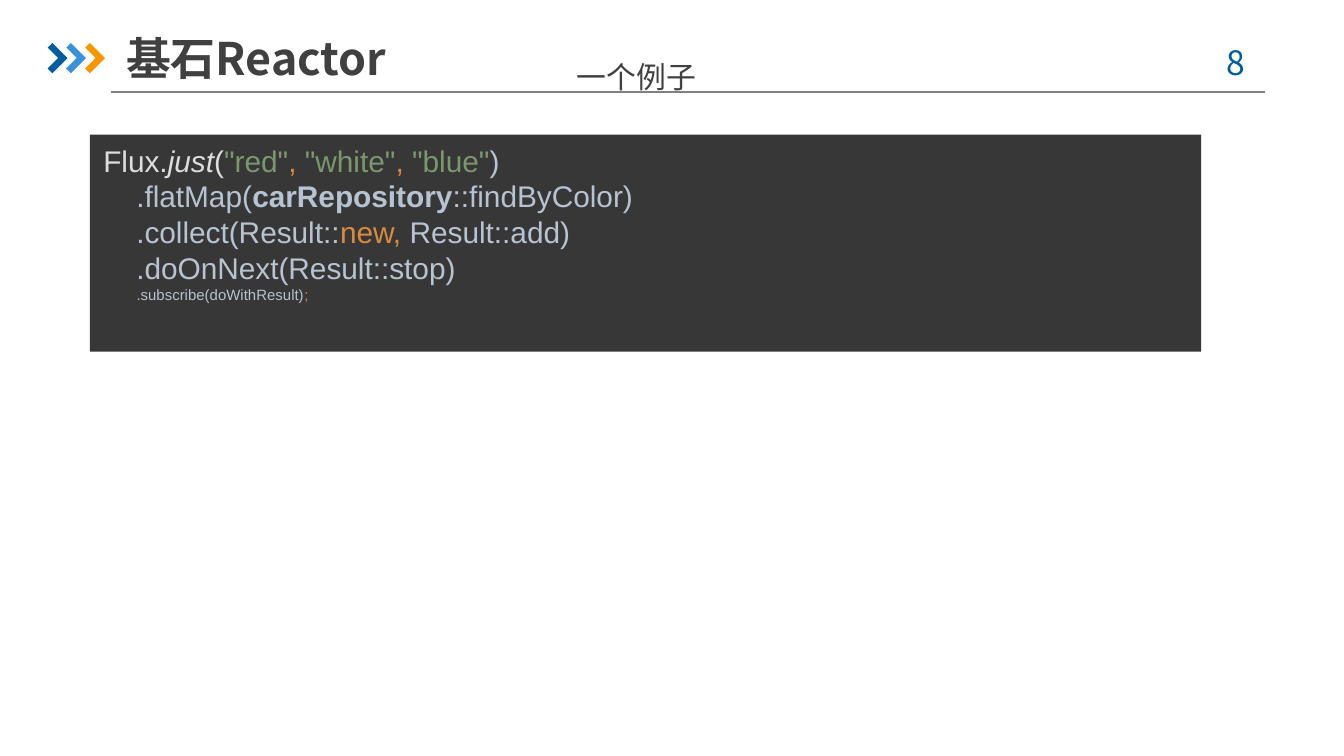
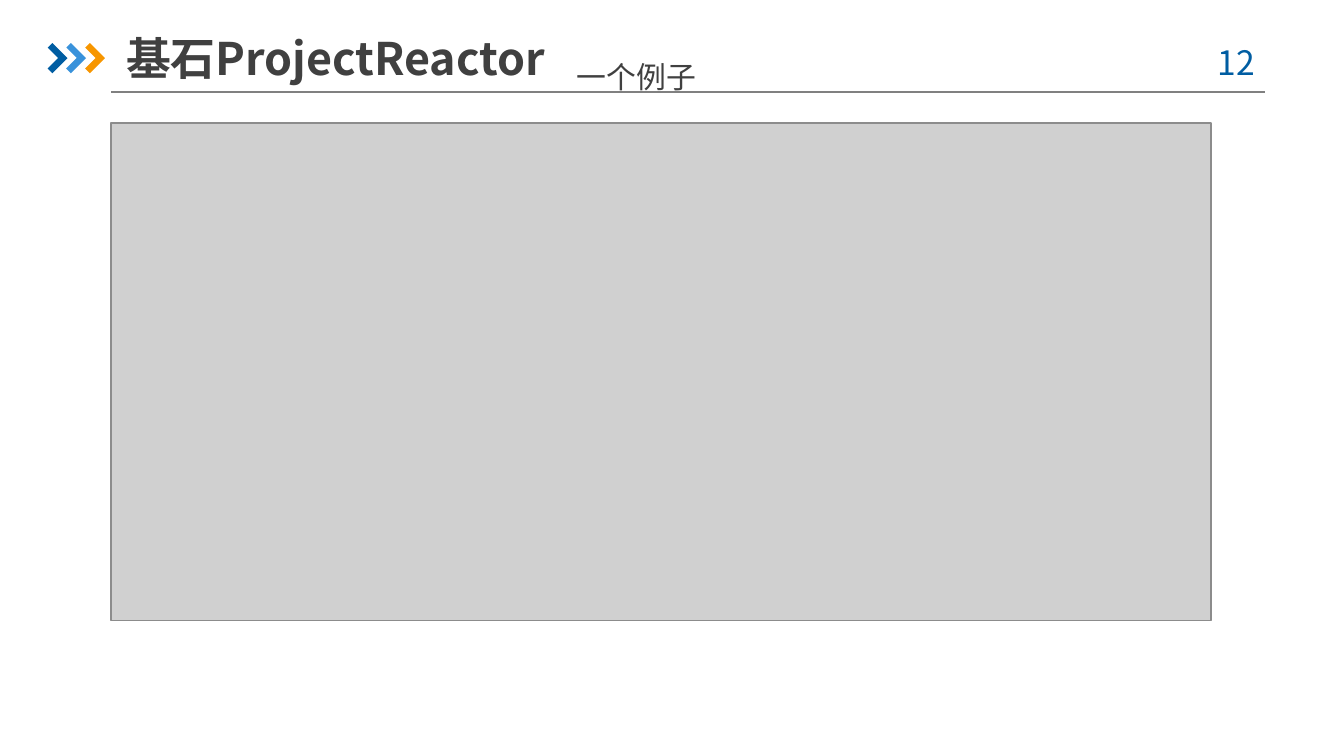
Before and after one commit to yizhou136/springcloudgateway, a slide deck: slide 12 of src/main/doc/SpringCloudGateway框架分析-周国宝.pptx (slide 8 before the commit). Drawn at 1344x756 pixels with LibreOffice and Linux fonts; fonts in the diff are those of the drawing; grey boxes stand for pictures; background and template pictures are left out. Boxes give left, top, right and bottom in pixels: in the first picture for what was removed or moved away, otherwise in the second. Text is boxed around its words. In the diff, an @@ line names an element or a change of style, - is before the commit and + after.

```diff
--- a/src/main/doc/SpringCloudGateway框架分析-周国宝.pptx
+++ b/src/main/doc/SpringCloudGateway框架分析-周国宝.pptx
@@ text at box(126, 37, 545, 86): text changed @@
-基石Reactor
+基石ProjectReactor
@@ page number at box(1218, 50, 1255, 75): text changed @@
-8
+12
@@ rectangle removed at box(90, 134, 1202, 352) @@
-Flux.just("red", "white", "blue")
-.flatMap(carRepository::findByColor)
-.collect(Result::new, Result::add)
-.doOnNext(Result::stop)
-.subscribe(doWithResult);
@@ picture added at box(112, 122, 1211, 620) @@
```
Also in this commit, not shown: 19 other slides changed, 11 slides added, 6 slides removed, 6 other files.
